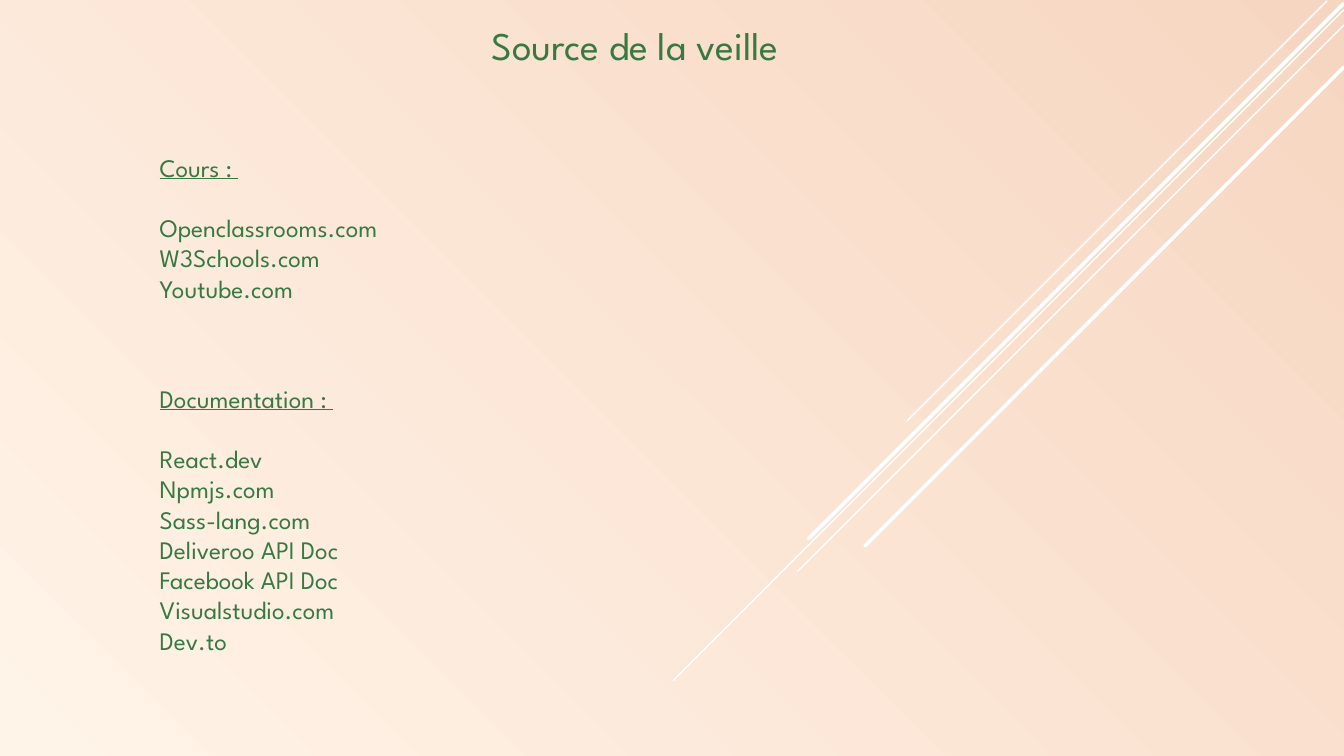
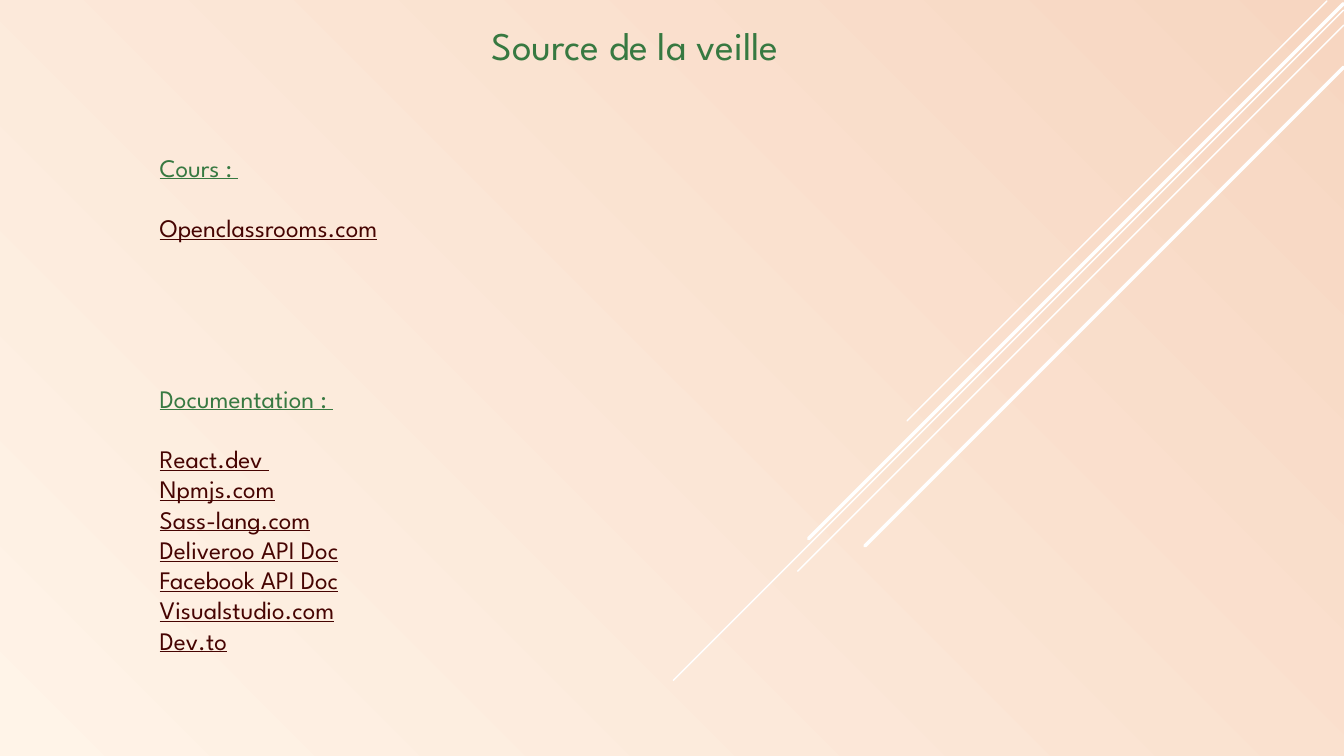
Before and after one commit to JordanKlashi/Projet-7, a slide deck: slide 10 of presentation/Présentation de la veille.pptx. Drawn at 1344x756 pixels with LibreOffice and Linux fonts; fonts in the diff are those of the drawing. Boxes give left, top, right and bottom in pixels: in the first picture for what was removed or moved away, otherwise in the second. Text is boxed around its words. In the diff, an @@ line names an element or a change of style, - is before the commit and + after.

```diff
--- a/presentation/Présentation de la veille.pptx
+++ b/presentation/Présentation de la veille.pptx
@@ text at bbox=[160, 219, 378, 243]: text colour #387941 to #460402, underline on in "Openclassrooms.com" @@
@@ text at bbox=[160, 242, 320, 299]: paragraphs removed @@
-W3Schools.com
-Youtube.com
@@ text at bbox=[160, 450, 338, 652]: text colour #387941 to #460402, underline on in "React.dev", "Npmjs.com", "Sass-lang.com", "Deliveroo API Doc" and 3 more places @@
```
Also in this commit, not shown: 2 other slides changed, 5 other files.
